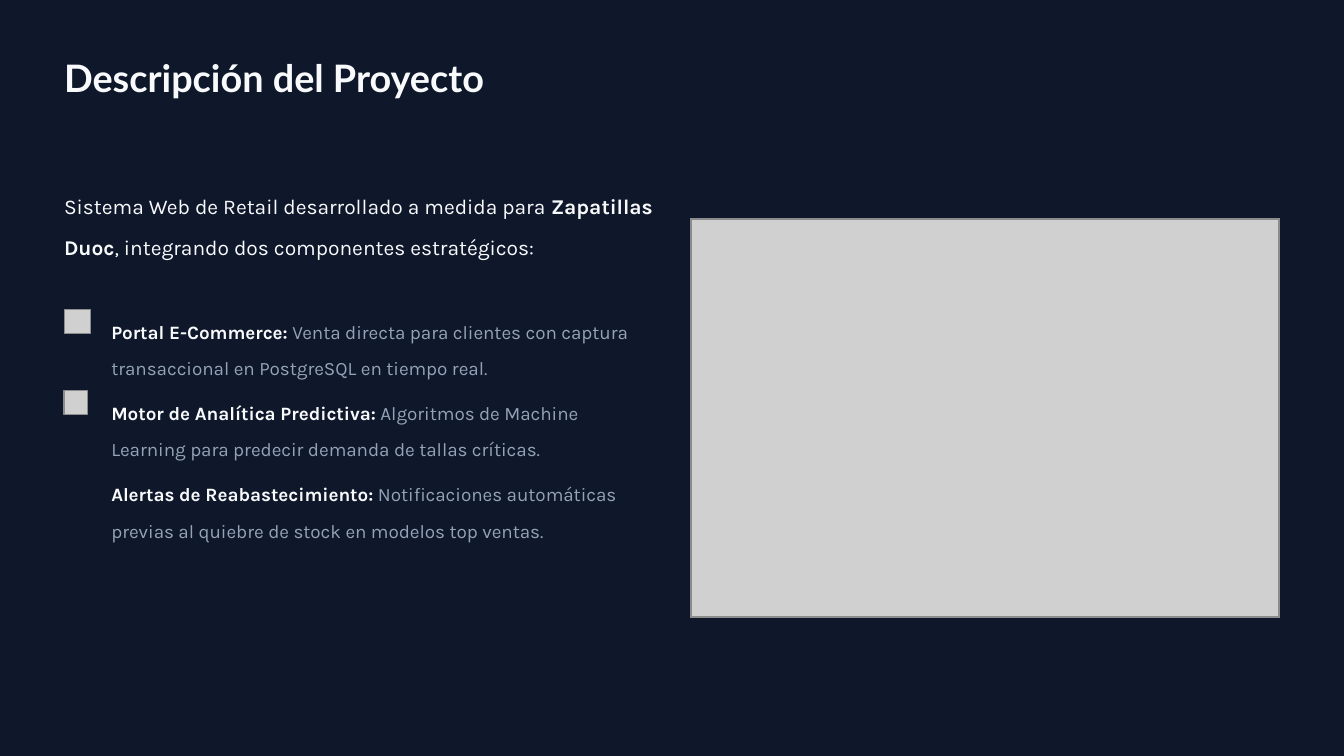
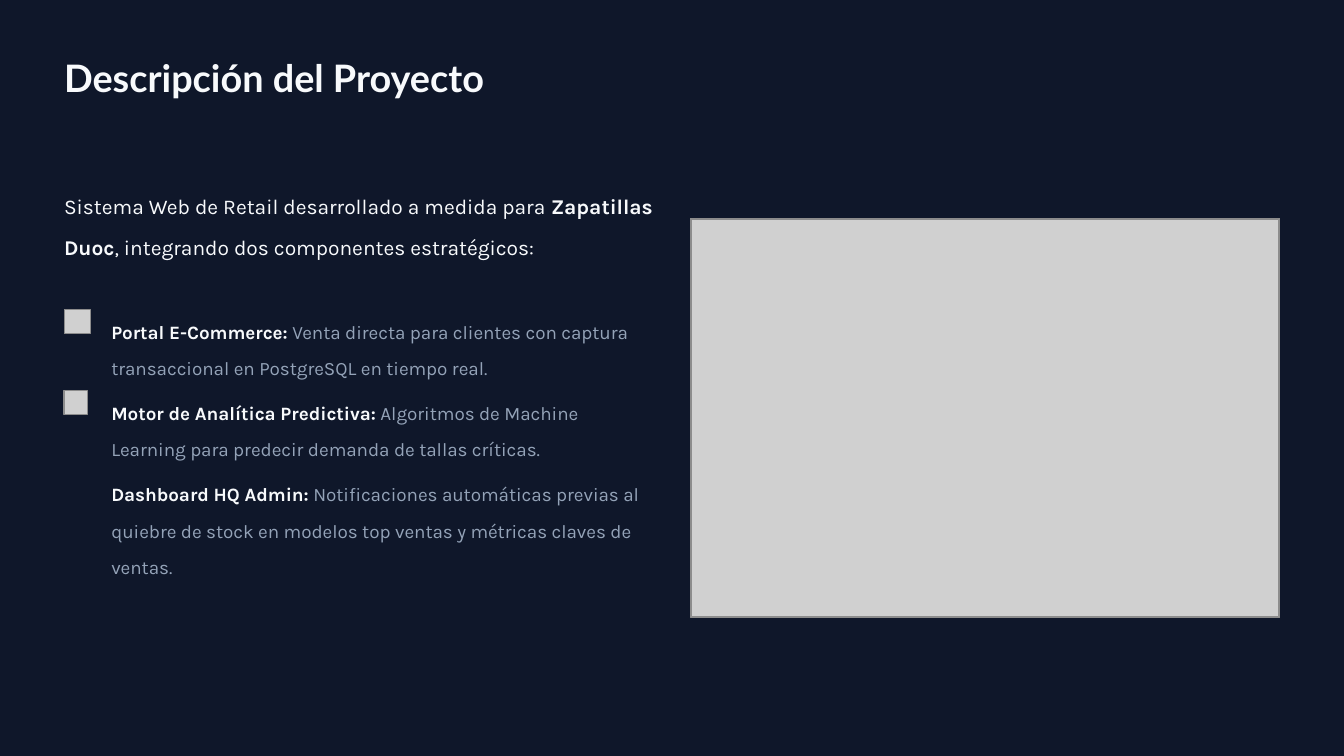
Before and after one commit to Adonias99/Capstone-Grupo-3, a slide deck: slide 3 of Grupo 3/Fase 1/Evidencias Grupales/Presentación Capstone Zapatillas Duoc.pptx. Drawn at 1344x756 pixels with LibreOffice and Linux fonts; fonts in the diff are those of the drawing; grey boxes stand for pictures; background and template pictures are left out. Boxes give left, top, right and bottom in pixels: in the first picture for what was removed or moved away, otherwise in the second. Text is boxed around its words. In the diff, an @@ line names an element or a change of style, - is before the commit and + after.

```diff
--- a/Grupo 3/Fase 1/Evidencias Grupales/Presentación Capstone Zapatillas Duoc.pptx
+++ b/Grupo 3/Fase 1/Evidencias Grupales/Presentación Capstone Zapatillas Duoc.pptx
@@ text at (x1=111, y1=487, x2=639, y2=574): text changed @@
-Alertas de Reabastecimiento: Notificaciones automáticas previas al quiebre de stock en modelos top ventas.
+Dashboard HQ Admin: Notificaciones automáticas previas al quiebre de stock en modelos top ventas y métricas claves de ventas.
```
